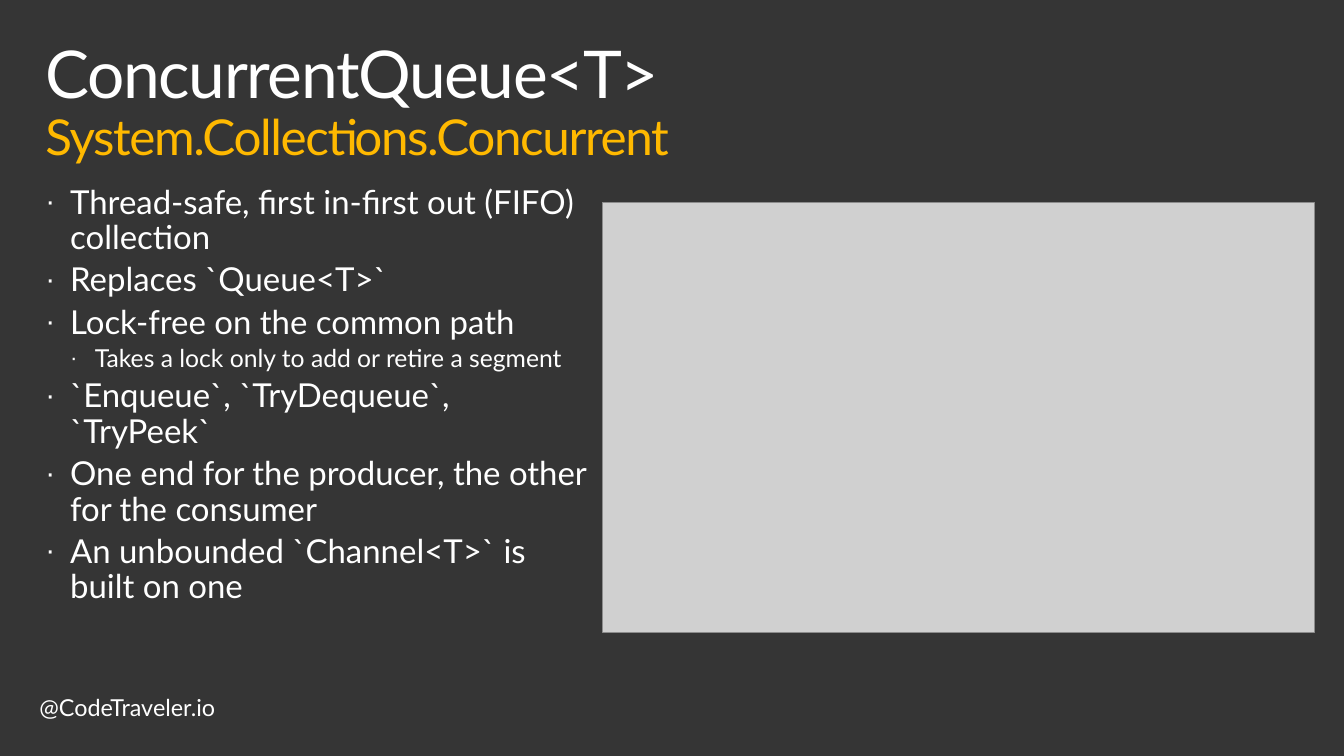
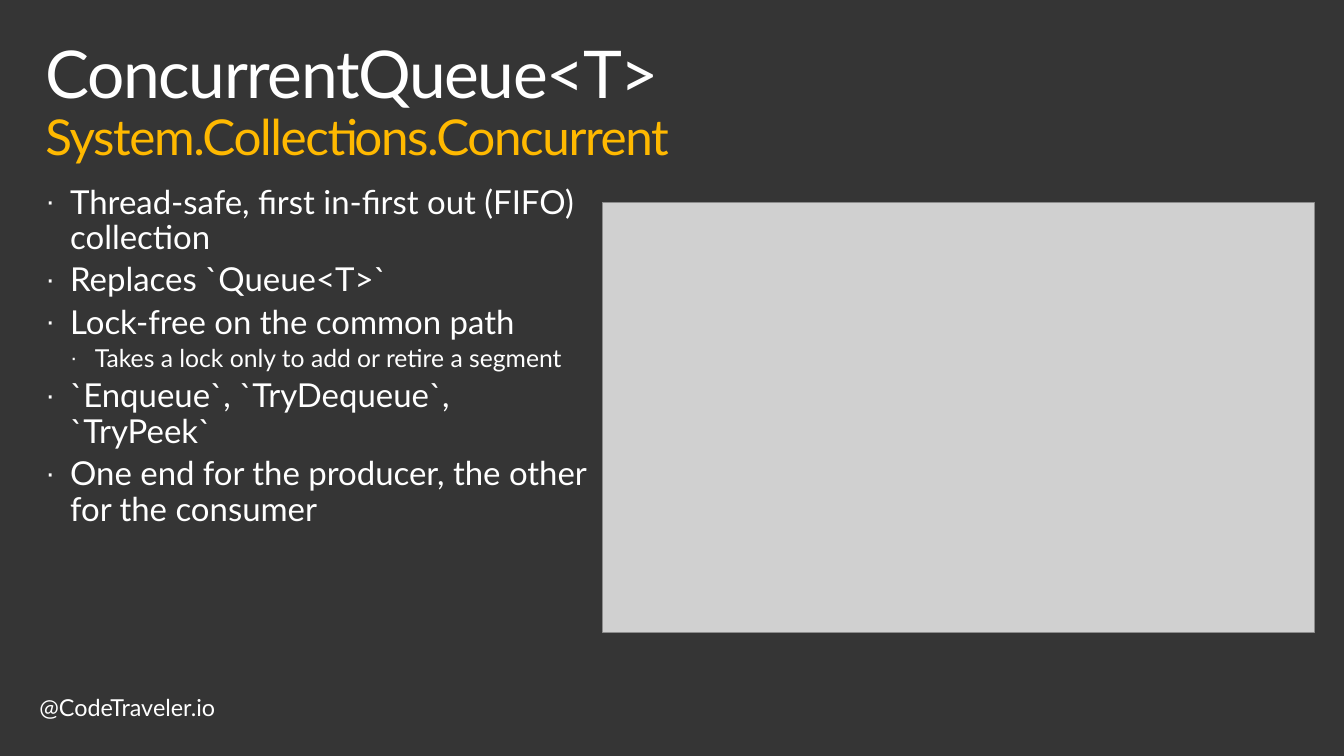
Before and after one commit to TheCodeTraveler/BecomeAnExpertWithAsyncAwait, a slide deck: slide 9 of 8. Concurrent Collections/ConcurrentCollections.pptx. Drawn at 1344x756 pixels with LibreOffice and Linux fonts; fonts in the diff are those of the drawing; grey boxes stand for pictures; background and template pictures are left out. Boxes give left, top, right and bottom in pixels: in the first picture for what was removed or moved away, otherwise in the second. Text is boxed around its words. In the diff, an @@ line names an element or a change of style, - is before the commit and + after.

Commit message:
Update Concurrent Collections

```diff
--- a/8. Concurrent Collections/ConcurrentCollections.pptx
+++ b/8. Concurrent Collections/ConcurrentCollections.pptx
@@ text at [70, 538, 526, 599]: paragraph removed @@
-· An unbounded `Channel<T>` is built on one
```
Also in this commit, not shown: 3 other slides changed, 4 slides removed, 1 other file.
